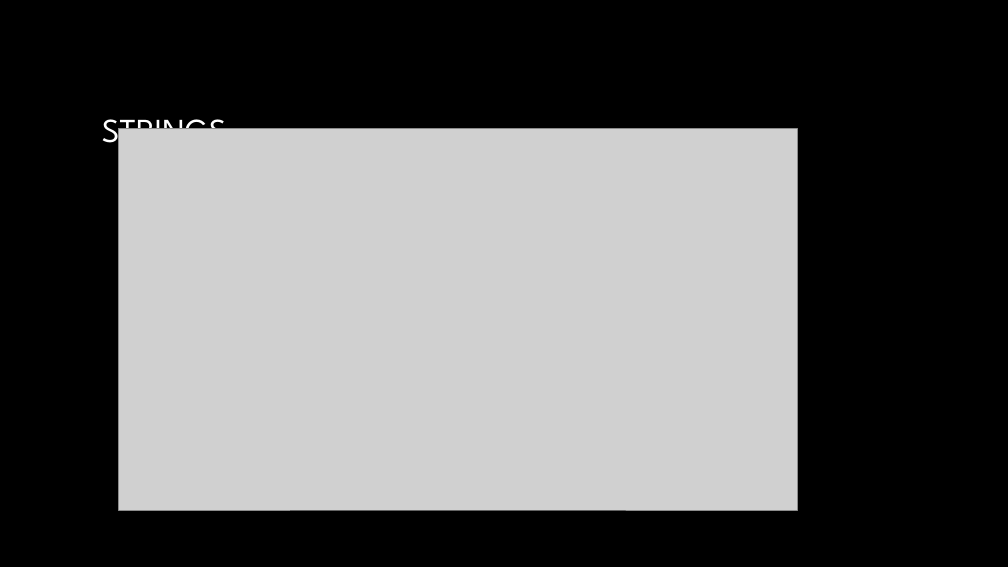
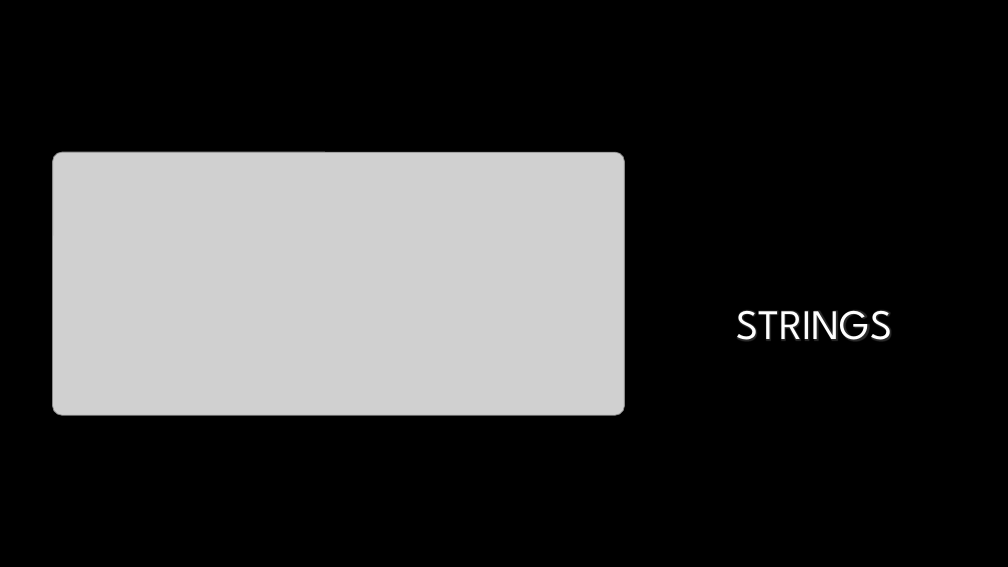
Before and after one commit to msiahaan/BelajarPython, a slide deck: slide 12 of slides/BelajarPython_01_Awal.pptx. Drawn at 1008x567 pixels with LibreOffice and Linux fonts; fonts in the diff are those of the drawing; grey boxes stand for pictures; background and template pictures are left out. Boxes give left, top, right and bottom in pixels: in the first picture for what was removed or moved away, otherwise in the second. Text is boxed around its words. In the diff, an @@ line names an element or a change of style, - is before the commit and + after.

```diff
--- a/slides/BelajarPython_01_Awal.pptx
+++ b/slides/BelajarPython_01_Awal.pptx
@@ title "STRINGS": place and size @@
-title "STRINGS" at bbox=[102, 109, 227, 153]
+title "STRINGS" at bbox=[736, 310, 892, 341]
@@ title "STRINGS" at bbox=[736, 310, 892, 341]: size 32 to 40 pt; alignment left to centre; vertical alignment middle to bottom @@
@@ picture removed at bbox=[119, 129, 797, 510] @@
@@ picture added at bbox=[53, 152, 625, 415] @@
```
Also in this commit, not shown: 8 other slides changed.
